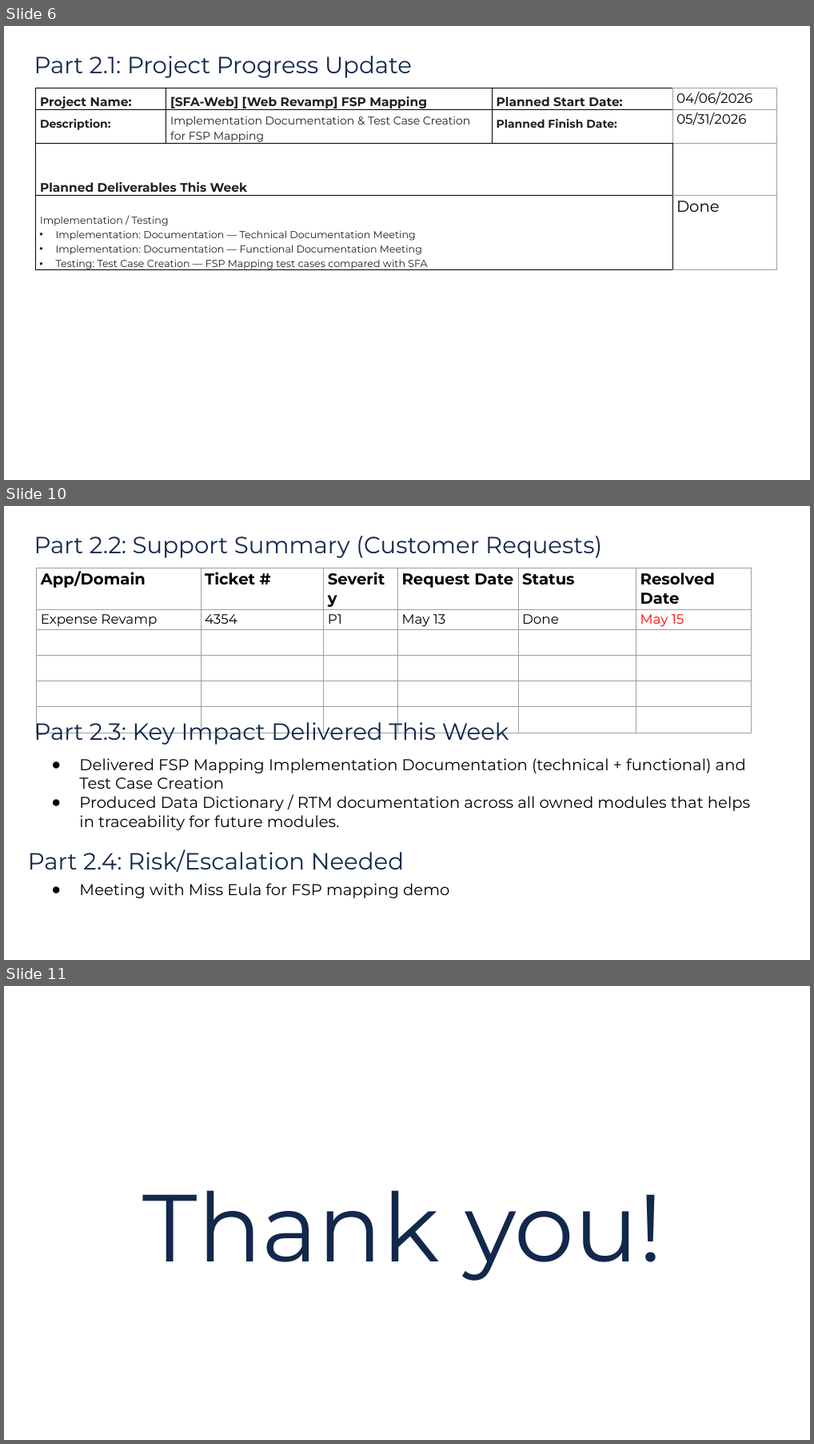
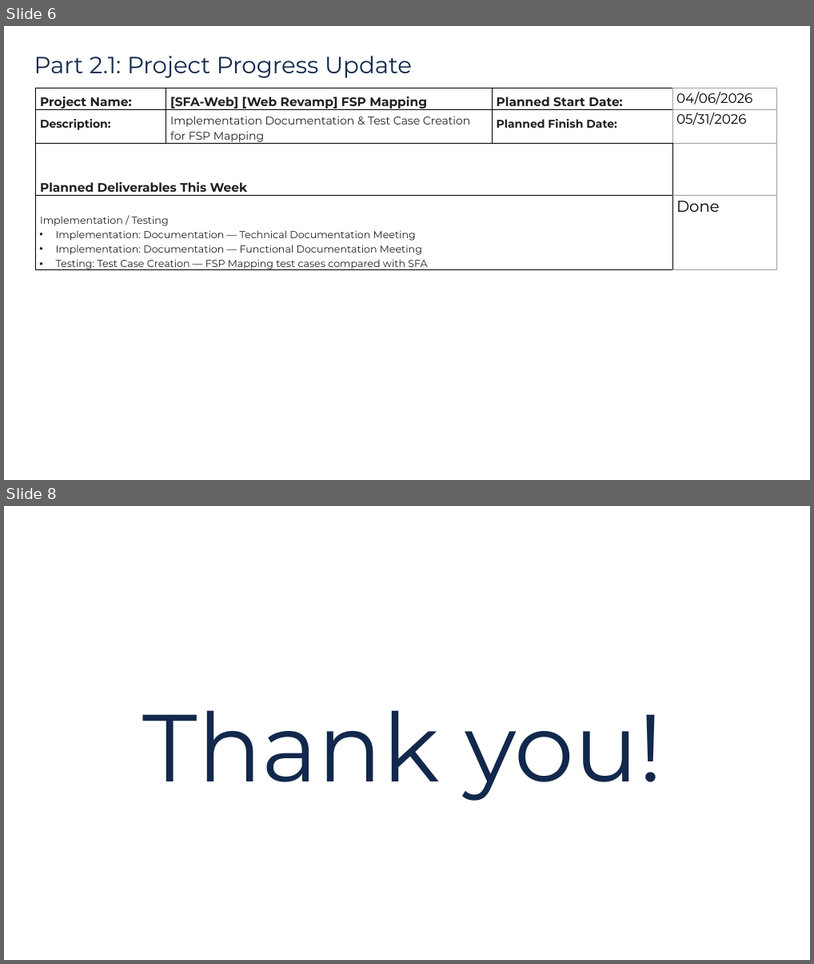
Before and after one commit to mamawpsg16/WeeklyReportGenerator, a slide deck: weekly-report-template.pptx. Shown one above the other, each under a label of ours: slides 6, 10 and 11 before the commit, slides 6 and 8 after it; the slides between them are not shown. The pictures are 814x1444 and 814x964 pixels, drawn with LibreOffice and Linux fonts; fonts in the diff are those of the drawing; background and template pictures are left out. Boxes give left, top, right and bottom in pixels: in the first picture for what was removed or moved away, otherwise in the second. Text is boxed around its words. In the diff, an @@ line names an element or a change of style, - is before the commit and + after.

```diff
--- a/weekly-report-template.pptx
+++ b/weekly-report-template.pptx
@@ slide 10 removed at bbox=[4, 506, 810, 960], background picture (left out); not listed: 1 template element that a slide beside it also shows @@
@@ title removed at bbox=[34, 536, 602, 558] @@
-Part 2.2: Support Summary (Customer Requests)
@@ table removed at bbox=[37, 568, 752, 832], 6 rows, 6 columns @@
-App/Domain | Ticket # | Severity | Request Date | Status | Resolved Date
-Expense Revamp | 4354 | P1 | May 13 | Done | May 15
- |  |  |  |  | 
- |  |  |  |  | 
- |  |  |  |  | 
- |  |  |  |  | 
@@ title removed at bbox=[34, 717, 510, 744] @@
-Part 2.3: Key Impact Delivered This Week
@@ text removed at bbox=[79, 758, 750, 830] @@
-● Delivered FSP Mapping Implementation Documentation (technical + functional) and Test Case Creation
-● Produced Data Dictionary / RTM documentation across all owned modules that helps in traceability for future modules.
@@ title removed at bbox=[28, 849, 404, 872] @@
-Part 2.4: Risk/Escalation Needed
@@ text removed at bbox=[79, 883, 450, 898] @@
-● Meeting with Miss Eula for FSP mapping demo
@@ what was slide 11 is now slide 8 @@
```
Also in this commit, not shown: 2 slides changed, 2 other slides removed, 2 other files.
